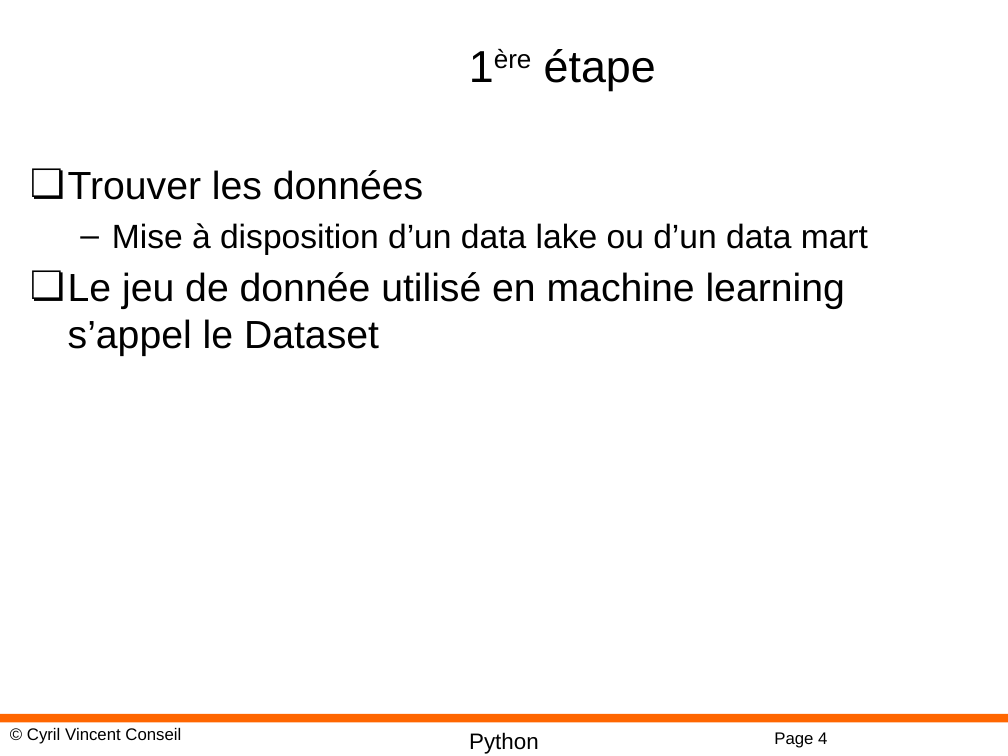
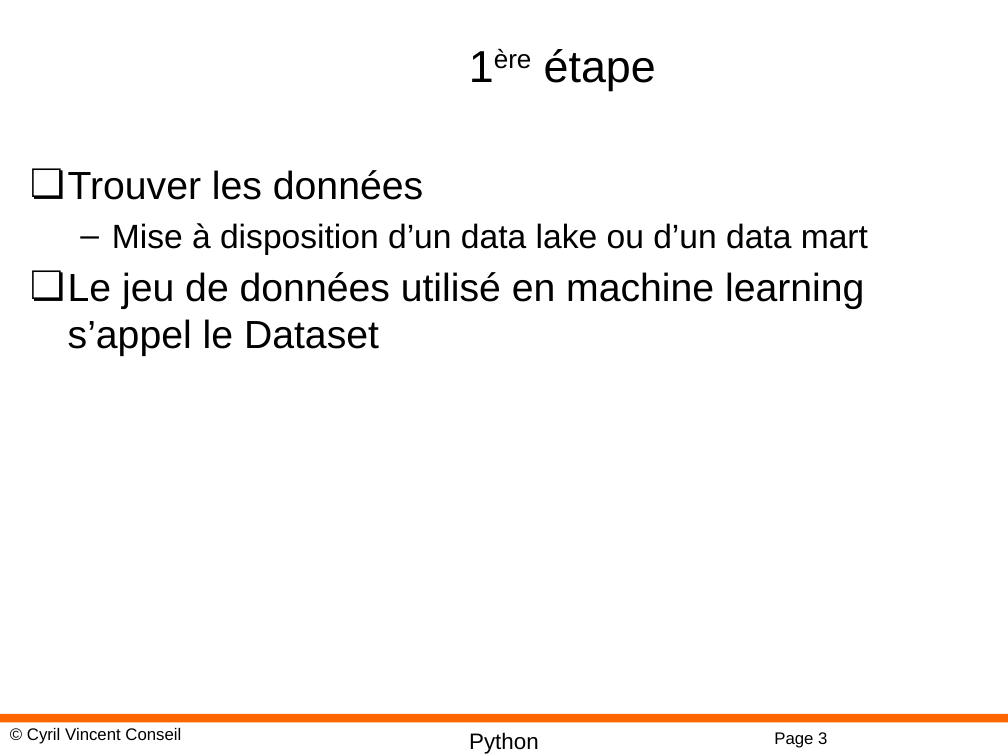
Before and after one commit to cyrilvincent/ML, a slide deck: slide 3 of PPT/MachineLearning11-MachineLearning.pptx (slide 4 before the commit). Drawn at 1008x756 pixels with LibreOffice and Linux fonts; fonts in the diff are those of the drawing; background and template pictures are left out. Boxes give left, top, right and bottom in pixels: in the first picture for what was removed or moved away, otherwise in the second. Text is boxed around its words. In the diff, an @@ line names an element or a change of style, - is before the commit and + after.

```diff
--- a/PPT/MachineLearning11-MachineLearning.pptx
+++ b/PPT/MachineLearning11-MachineLearning.pptx
@@ text at (68,272,864,356): text changed @@
-❏ Le jeu de donnée utilisé en machine learning s’appel le Dataset
+❏ Le jeu de données utilisé en machine learning s’appel le Dataset
@@ page number at (774,732,827,748): text changed @@
-Page 4
+Page 3
```
Also in this commit, not shown: 1 other slide changed, 2 slides removed, 3 other files.
